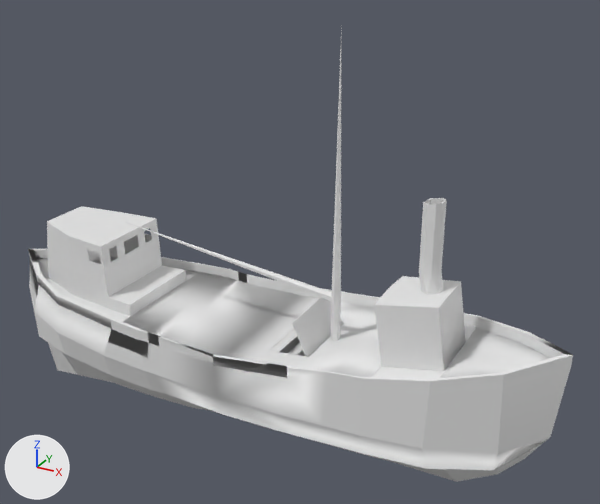
A saved change to the FBX model Assets/Models/LowPolyBoat.fbx.
Both versions are drawn from a 50 mm camera at (23.1, -37.1, 26.2) aimed at (1.8, 1.6, 6.8). Lighting does not change. The marker at lower left points along +X, +Y and +Z. The picture after the commit comes second. Where no turn or scale is listed for an object, it has been applied to the vertices. Vertices at exactly the same position are counted once.
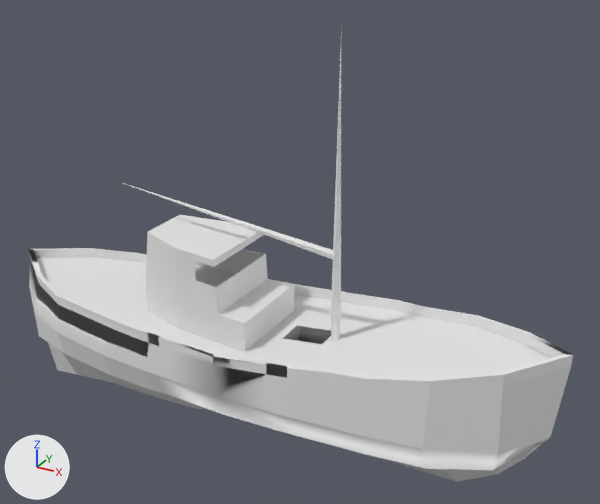
Pixel boxes (x1, y1, x2, y2) of what changed, in the pictures (600 x 504 px; the box of a moved part takes in the faces that stretch with it):
'Cube', reshaped (15% shorter)
    before: (28, 206, 573, 482)
    after: (28, 248, 573, 482)
'Cube.015', added
    after: (36, 257, 549, 379)
'Cube.014', added
    after: (146, 215, 294, 352)
'Cylinder', reshaped
    before: (126, 49, 341, 341)
    after: (123, 49, 341, 341)
'Cube.013', deleted
    before: (419, 198, 447, 295)
'Cube.001', deleted
    before: (292, 290, 343, 357)
'Cube.002', deleted
    before: (270, 330, 297, 352)
'Cube.003', deleted (mostly hidden)
    before: (287, 342, 303, 355)
part 1 of me_cylinder, moved or reshaped
    before: (126, 222, 333, 302)
    after: (123, 183, 335, 260)
part 2 of me_cube, deleted
    before: (36, 206, 299, 356)
part 3 of me_cube, deleted
    before: (225, 276, 549, 379)

The change in detail:
me_cylinder has 26 vertices, 30 faces and spans x -1.0..56.0, y -1.0..1.0, z -11.8..1.0.
me_cylinder is used by ob_cylinder; location (4.87, 0.28, 3.88); scale (-0.264, -0.264, -1.38).
me_cylinder part 1: the loose piece of 10 vertices spanning x 0.0..56.0, y -1.0..0.9, z -2.2..-0.7 is moved by (0.0, 0.0, -1.9).
me_cube is used by ob_cube; location (0.0, 0.0, 0.0).
me_cube had 1038 vertices, 1016 faces and spanned x -19.5..17.8, y -4.8..5.3, z -6.4..7.0.
me_cube now has 418 vertices, 323 faces and spans x -19.5..17.8, y -4.8..5.3, z -6.4..5.3.
me_cube part 2: 548 vertices removed from x -15.6..-4.2, y -2.6..3.1, z 2.1..6.5.
me_cube part 3: 72 vertices removed from x 1.9..15.2, y -2.2..2.4, z 2.0..7.0.
Mesh me_cube_006_1 is new.
It has 57 vertices, 32 faces and spans x -19.0..17.8, y -4.7..5.3, z 2.0..4.7.
It uses material mat_material (white #e7e7e7).
Mesh me_cube_005_1 is new.
It has 290 vertices, 54 faces and spans x -15.58..-7.62, y -2.62..3.1, z 0.92..6.46.
It uses material mat_material (white #e7e7e7).
Object 'Cube.002' (ob_cube_002) is deleted.
Object 'Cube.003' (ob_cube_003) is deleted.
Object 'Cube.001' (ob_cube_001) is deleted.
Object 'Cube.013' (ob_cube_013) is deleted.
Object 'Cube.015' (ob_cube_015) is new; it shows me_cube_006_1.
Its location is (0.0, 0.0, 0.02).
Object 'Cube.014' (ob_cube_014) is new; it shows me_cube_005_1.
Its location is (8.36, -0.19, 1.01).
